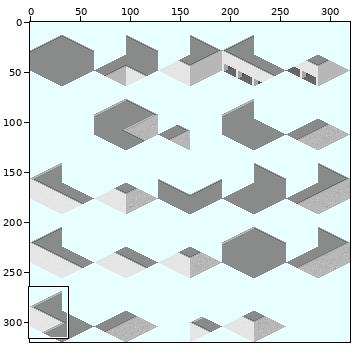
A sprite sheet gets an edit: District_Base/Delivery_DistrictBase2_In_src.png. The first picture is a wide view before the edit; the outline marks the close-up.
Close-up. Before the commit:
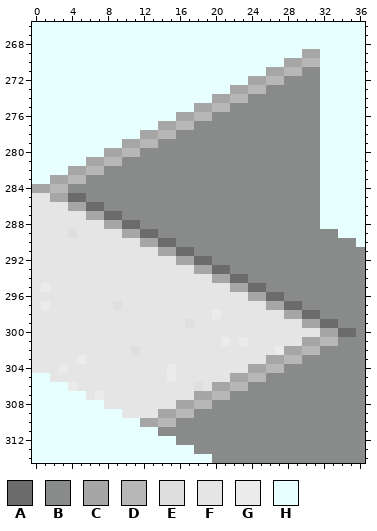
The file is 320x320 pixels. Colours within 5 levels of each other are drawn and written as one. Shown: x 0..36, y 266..314. The commit also changed other parts of the picture, which this record leaves out.
Palette (. is transparent): A #6b6b6b  B #888b8a  C #a6a6a6  D #b7b7b7  E #dfdfdf  F #e5e5e5  G #ebebeb  H #e7ffff
Pixels before, first column x 0:
266 HHHHHHHHHHHHHHHHHHHHHHHHHHHHHHHHHHHHH
267 HHHHHHHHHHHHHHHHHHHHHHHHHHHHHHHHHHHHH
268 HHHHHHHHHHHHHHHHHHHHHHHHHHHHHHHHHHHHH
269 HHHHHHHHHHHHHHHHHHHHHHHHHHHHHHCCHHHHH
270 HHHHHHHHHHHHHHHHHHHHHHHHHHHHCCDDHHHHH
271 HHHHHHHHHHHHHHHHHHHHHHHHHHCCDDBBHHHHH
272 HHHHHHHHHHHHHHHHHHHHHHHHCCDDBBBBHHHHH
273 HHHHHHHHHHHHHHHHHHHHHHCCDDBBBBBBHHHHH
274 HHHHHHHHHHHHHHHHHHHHCCDDBBBBBBBBHHHHH
275 HHHHHHHHHHHHHHHHHHCCDDBBBBBBBBBBHHHHH
276 HHHHHHHHHHHHHHHHCCDDBBBBBBBBBBBBHHHHH
277 HHHHHHHHHHHHHHCCDDBBBBBBBBBBBBBBHHHHH
278 HHHHHHHHHHHHCCDDBBBBBBBBBBBBBBBBHHHHH
279 HHHHHHHHHHCCDDBBBBBBBBBBBBBBBBBBHHHHH
280 HHHHHHHHCCDDBBBBBBBBBBBBBBBBBBBBHHHHH
281 HHHHHHCCDDBBBBBBBBBBBBBBBBBBBBBBHHHHH
282 HHHHCCDDBBBBBBBBBBBBBBBBBBBBBBBBHHHHH
283 HHCCDDBBBBBBBBBBBBBBBBBBBBBBBBBBHHHHH
284 CCDDBBBBBBBBBBBBBBBBBBBBBBBBBBBBHHHHH
285 FFCCAABBBBBBBBBBBBBBBBBBBBBBBBBBHHHHH
286 FFFFCCAABBBBBBBBBBBBBBBBBBBBBBBBHHHHH
287 FFFFFFCCAABBBBBBBBBBBBBBBBBBBBBBHHHHH
288 FFFFFFFFCCAABBBBBBBBBBBBBBBBBBBBHHHHH
289 FFFFEFFFFFCCAABBBBBBBBBBBBBBBBBBBBHHH
290 FFFFFFFFFFFFCCAABBBBBBBBBBBBBBBBBBBBH
291 FFFFFFFFFFFFFFCCAABBBBBBBBBBBBBBBBBBB
292 FFFFFFFFFFFFFFFFCCAABBBBBBBBBBBBBBBBB
293 FFFFFFFFFFFFFFFFFFCCAABBBBBBBBBBBBBBB
294 FFFFFFFFFFFFFFFFFFFFCCAABBBBBBBBBBBBB
295 FGFFFFFFFFFFFFFFFFFFFFCCAABBBBBBBBBBB
296 FFFFFFFFFFFFFFFFFFFFFFFFCCAABBBBBBBBB
297 FGFFFFFFFEFFFFFFFFFFFFFFFFCCAABBBBBBB
298 FFFFFFFFFFFFFFFFFFFFGFFFFFFFCCAABBBBB
299 FFFFFFFFFFFFFFFFFEFFFFFFFFFFFFCCAABBB
300 FFFFFFFFFFFFFFFFFFFFFFFFFFFFFFFFCCAAB
301 FFFFFFFFFFFFFFFFFFFFFGFGFFFFFFCCDDBBB
302 FFFFFFFFFFFEFFFFFFFFFFFFFFFGCCDDBBBBB
303 FFFFFGFFFFFFFFFFFFFFFFFFFFCCDDBBBBBBB
304 FFFGFFFFFFFFFFFGFFFFFFFFCCDDBBBBBBBBB
305 HHFFFFFFFFFFFFFGFFFFFFCCDDBBBBBBBBBBB
306 HHHHGFFFFFFFFFFFFFEFCCDDBBBBBBBBBBBBB
307 HHHHHHFGFFFFFFFFFFCCDDBBBBBBBBBBBBBBB
308 HHHHHHHHFFFFFFFFCCDDBBBBBBBBBBBBBBBBB
309 HHHHHHHHHHFFFFCCDDBBBBBBBBBBBBBBBBBBB
310 HHHHHHHHHHHHCCDDBBBBBBBBBBBBBBBBBBBBB
311 HHHHHHHHHHHHHHBBBBBBBBBBBBBBBBBBBBBBB
312 HHHHHHHHHHHHHHHHBBBBBBBBBBBBBBBBBBBBB
313 HHHHHHHHHHHHHHHHHHBBBBBBBBBBBBBBBBBBB
314 HHHHHHHHHHHHHHHHHHHHBBBBBBBBBBBBBBBBB
The same view after the edit:
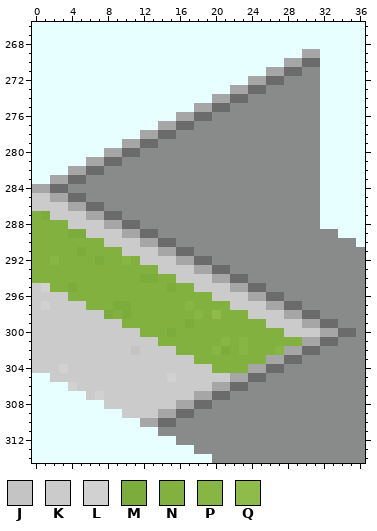
Colours new in this view: J #c4c4c4  K #cbcbcb  L #d1d1d1  M #7cac3c  N #82b140  P #88b645  Q #8ebb49
Edits made:
Changed rows in their new state; - is an unchanged pixel.
first column x 0:
270 ------------------------------AA--
271 ----------------------------AA----
272 --------------------------AA------
273 ------------------------AA--------
274 ----------------------AA----------
275 --------------------AA------------
276 ------------------AA--------------
277 ----------------AA----------------
278 --------------AA------------------
279 ------------AA--------------------
280 ----------AA----------------------
281 --------AA------------------------
282 ------AA--------------------------
283 ----AA----------------------------
284 --AA------------------------------
285 KK--------------------------------
286 KKKK------------------------------
287 NMKKKK----------------------------
288 NNNNKKKK--------------------------
289 NNNNMMKKKK------------------------
290 NNNNNNNNKKKK----------------------
291 NNNNNMNNNNKKKK--------------------
292 NNPNNNNMNNPNKKKK------------------
293 NNNNNNNNNNNNNNKKKK----------------
294 NNNNNNNNNNNNMMNNKKKK--------------
295 KLNNMNNNNNNNNNNMNNKKKK------------
296 KKKKNNNNNNNNNNNNNNNNKKKK----------
297 KLKKKKNNNMMNNNNNNPNNNNKKKK--------
298 KKKKKKKKMNMNNNNNNNPNQNNNKKKK------
299 KKKKKKKKKKNNNNNNNMNNNNNNNNKKKK----
300 KKKKKKKKKKKKNNNMNNNNNNNNNNNNKKKK--
301 KKKKKKKKKKKKKKNNNNNNNPNPNNNNNN--AA
302 KKKKKKKKKKKJKKKKNNNNPMNPNNNP--AA--
303 KKKKKKKKKKKKKKKKKKNNNNNNNN--AA----
304 KKKLKKKKKKKKKKKKKKKKNNNN--AA------
305 --KKKKKKKKKKKKKLKKKKKK--AA--------
306 ----LKKKKKKKKKKKKKKK--AA----------
307 ------KLKKKKKKKKKK--AA------------
308 --------KKKKKKKK--AA--------------
309 ----------KKKK--AA----------------
310 --------------AA------------------
Changed places in both close-ups, as pixel boxes (x1, y1, x2, y2):
changed: (32, 58, 338, 427)
